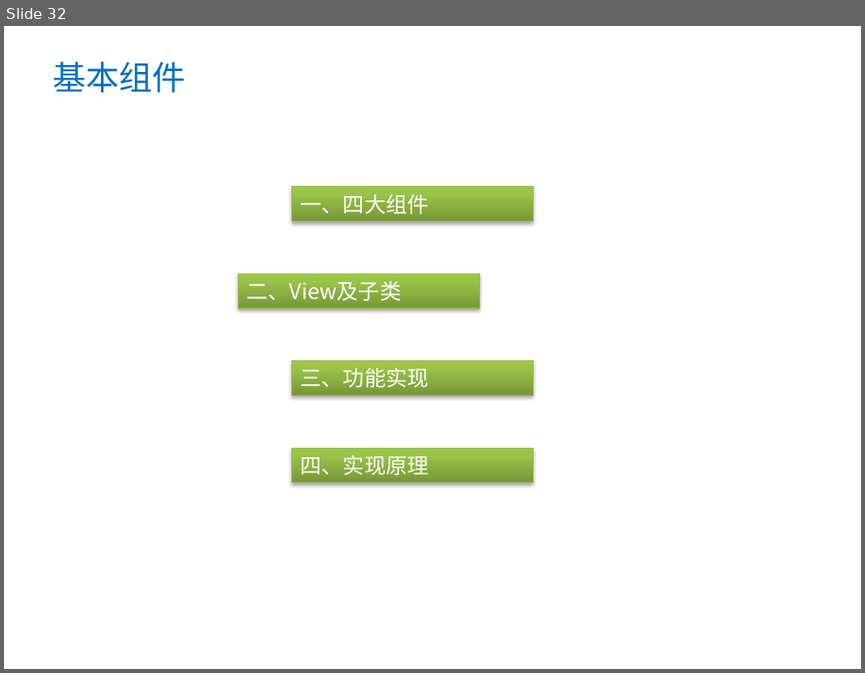
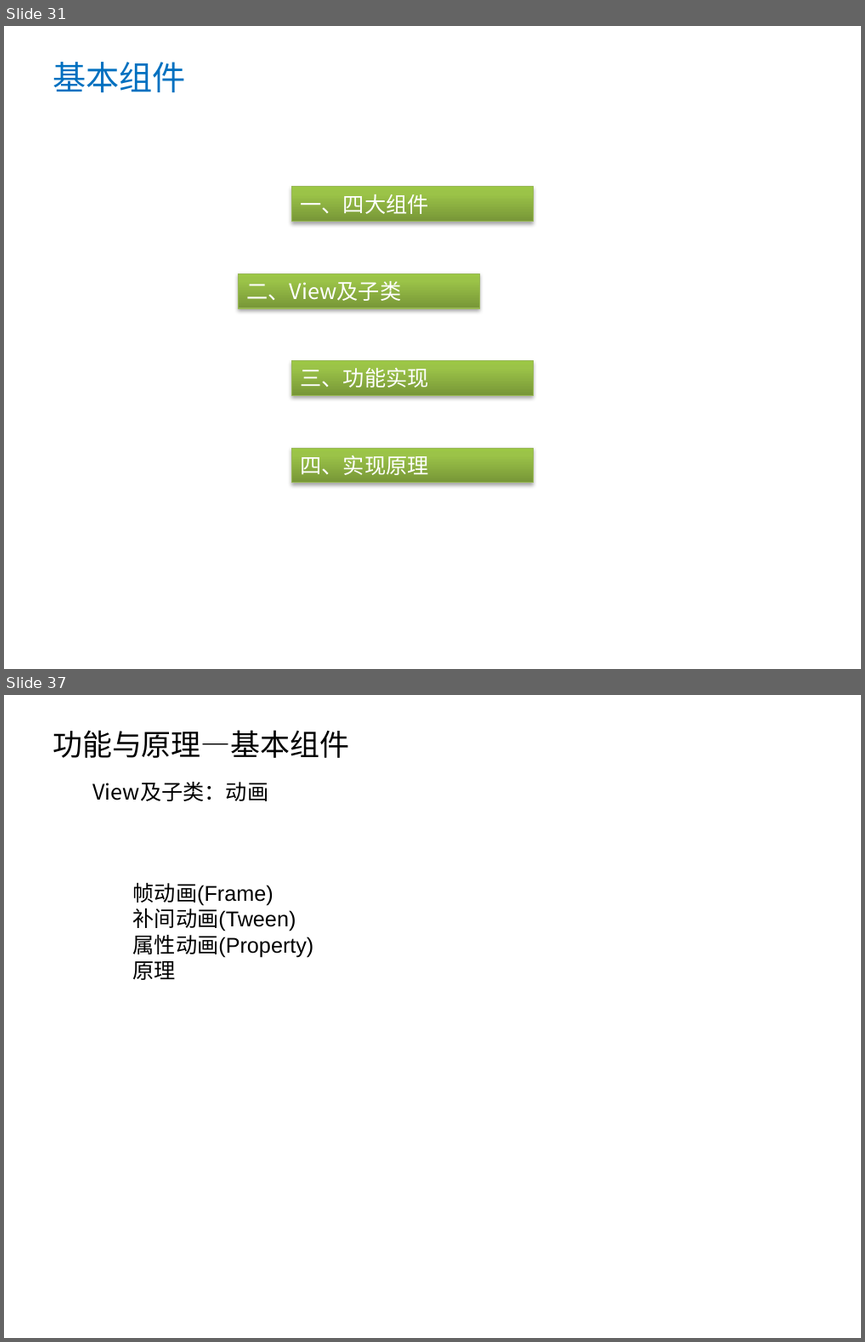
Before and after one commit to jacpy/samples, a slide deck: docs/ppt/android基础资料分享.pptx. Shown one above the other, each under a label of ours: slide 32 before the commit, slides 31 and 37 after it; the slides between them are not shown. The pictures are 865x673 and 865x1342 pixels, drawn with LibreOffice and Linux fonts; fonts in the diff are those of the drawing; background and template pictures are left out. Boxes give left, top, right and bottom in pixels: in the first picture for what was removed or moved away, otherwise in the second. Text is boxed around its words. In the diff, an @@ line names an element or a change of style, - is before the commit and + after.

```diff
--- a/docs/ppt/android基础资料分享.pptx
+++ b/docs/ppt/android基础资料分享.pptx
@@ slide 37 added at (4, 695, 861, 1338), background picture (left out) @@
@@ text added at (52, 730, 350, 758), 25 pt, text #000000 @@
+功能与原理—基本组件
@@ text added at (92, 782, 268, 801), 18 pt, text #000000 @@
+View及子类：动画
@@ text added at (133, 883, 314, 980), 18 pt, text #000000 @@
+帧动画(Frame)
+补间动画(Tween)
+属性动画(Property)
+原理
@@ what was slide 32 is now slide 31 @@
```
Also in this commit, not shown: 5 slides changed, 19 other slides added, 1 slide removed, 1 other file.
